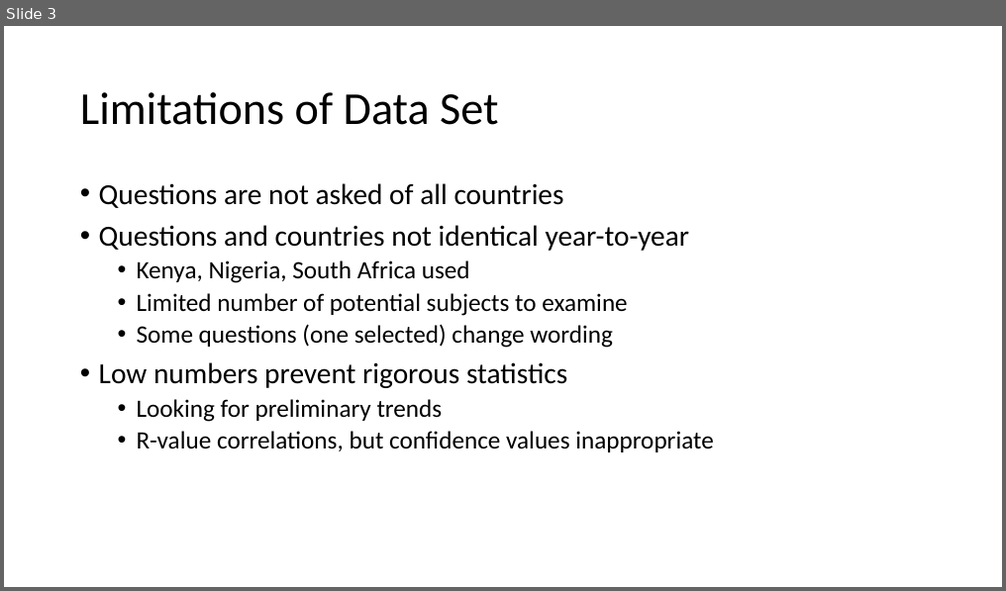
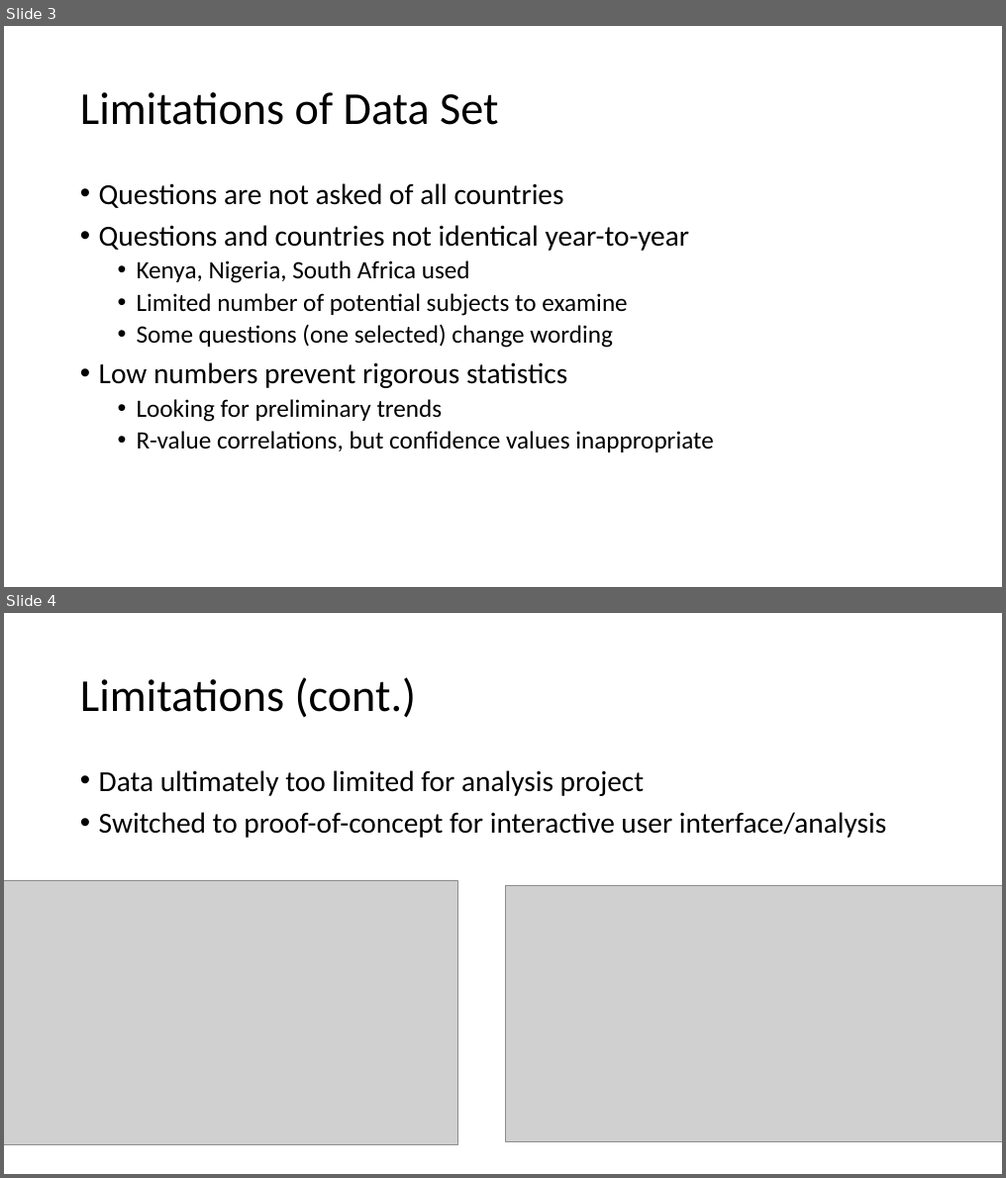
Before and after one commit to BIOF309/10-final-project-R-Mayers, a slide deck: BIOF309 Presentation.pptx. Shown one above the other, each under a label of ours: slide 3 before the commit, slides 3 and 4 after it. The pictures are 1006x591 and 1006x1178 pixels, drawn with LibreOffice and Linux fonts; fonts in the diff are those of the drawing; grey boxes stand for pictures. Boxes give left, top, right and bottom in pixels: in the first picture for what was removed or moved away, otherwise in the second. Text is boxed around its words. In the diff, an @@ line names an element or a change of style, - is before the commit and + after.

```diff
--- a/BIOF309 Presentation.pptx
+++ b/BIOF309 Presentation.pptx
@@ slide 4 added at bbox=[4, 613, 1002, 1174], background #FFFFFF @@
@@ title added at bbox=[80, 677, 416, 718], 44 pt, text #000000 @@
+Limitations (cont.)
@@ text added at bbox=[99, 770, 887, 838], 28 pt, text #000000 @@
+• Data ultimately too limited for analysis project
+• Switched to proof-of-concept for interactive user interface/analysis
@@ picture added at bbox=[4, 880, 456, 1145] @@
@@ picture added at bbox=[506, 885, 1002, 1142] @@
```
Also in this commit, not shown: 3 slides changed, 2 other slides added, 2 slides removed, 4 other files.
